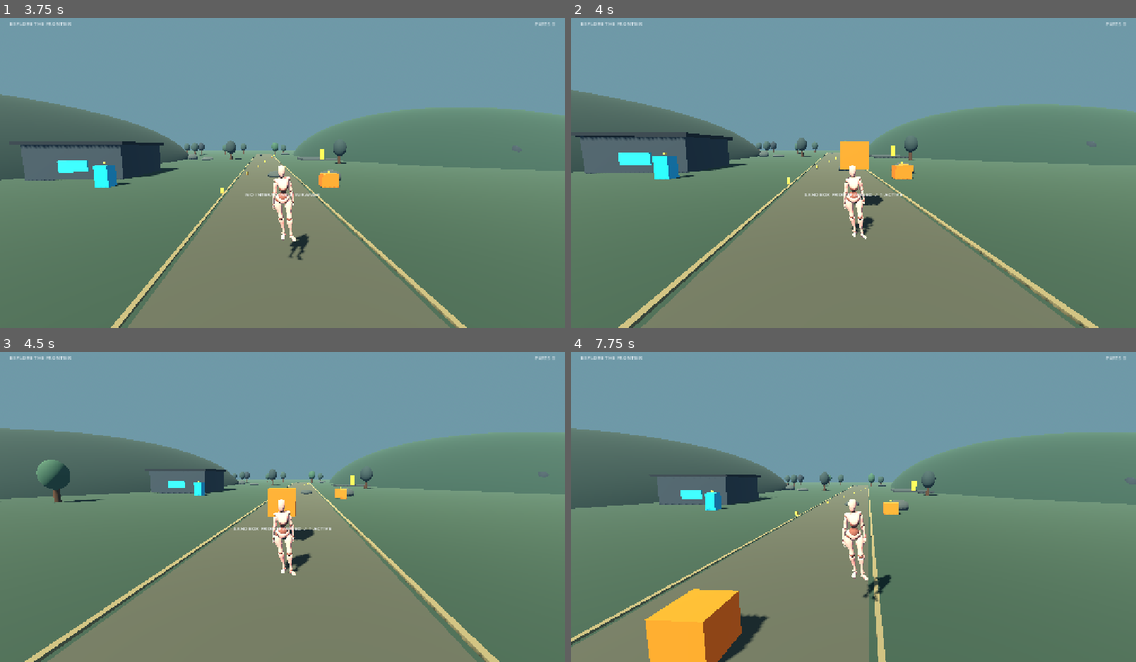
Above: before the commit, frames 1-4 (two rows, left to right).
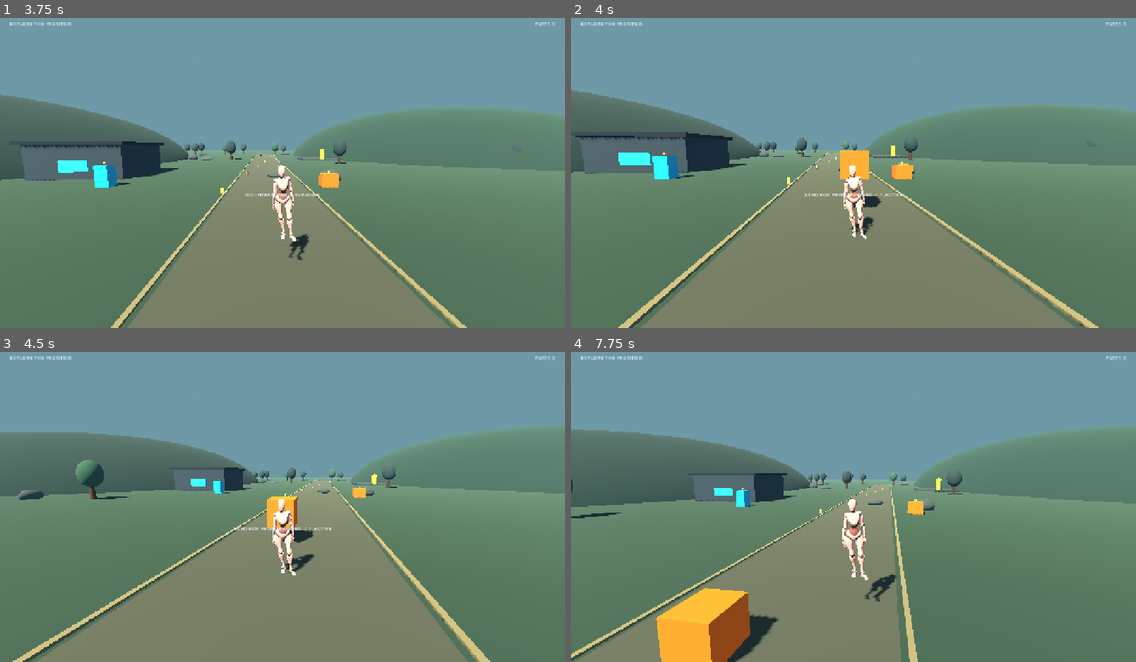
Above: after the commit, the same moments.

Repository: akcizur/as
Game: Godot game, scene res://scenes/main.tscn
Same seed, same stepped clock (60 frames per second), same inputs: the game is played once before the commit and once after it.
Inputs (mouse positions are in pixels of both pictures, inside the frame that each line leads up to):
- Up to frame 1 (3.75 s): tap Enter at 0.5 s; move the mouse to (310, 166) at 0.52 s; hold Right mouse button (aim) 0.53-1.28 s; hold W (move_forward) from 0.53 s (still down); click (310, 166) at 0.67 s; tap Space (jump) at 0.77, 1.07, 1.52, 1.82, 3.02, 3.32 s; tap C (crouch) at 0.8, 1.35 s; move the mouse to (254, 169) at 1.27 s; tap Q (dodge) at 1.55, 2.1 s; move the mouse to (293, 163) at 2.02 s; tap E (interact) at 2.3, 2.85 s; move the mouse to (276, 173) at 2.77 s; click (276, 173) at 2.92 s; tap Shift (run) at 3.05 s; move the mouse to (322, 173) at 3.52 s; hold Shift (run) from 3.53 s (still down)
- Up to frame 2 (4 s): keep holding W (move_forward); keep holding Shift (run); tap Space (jump) at 3.77 s; tap B (spawn_crate) at 3.8 s
- Up to frame 3 (4.5 s): keep holding W (move_forward); tap Space (jump) at 4.07 s; tap R (reset_player) at 4.15 s; move the mouse to (237, 500) at 4.27 s; release Shift (run) at 4.28 s; tap B (spawn_crate) at 4.35 s
- Up to frame 4 (7.75 s): tap Space (jump) at 4.52, 4.82, 5.3, 5.85, 6.02, 6.32, 6.77, 7.07, 7.52 s; tap X (turn_180) at 4.55, 5.1 s; move the mouse to (859, 503) at 5.02 s; click (859, 503) at 5.17 s; move the mouse to (830, 497) at 5.77 s; release W (move_forward) at 5.78 s; hold D (move_right) 5.78-6.53 s; right-click (830, 497) at 6.05 s; move the mouse to (881, 500) at 6.52 s; hold Right mouse button (aim) 6.53-7.28 s; hold W (move_forward) from 6.53 s (still down); tap C (crouch) at 6.8, 7.35 s; move the mouse to (825, 503) at 7.27 s; click (825, 503) at 7.42 s; tap Q (dodge) at 7.55 s

Frame 1 is identical in both runs. In frame 2, 0.3% of the frame differs, in the area x 47-56%, y 39-62%; in frame 3, 7.7%; in frame 4, 12%, in the area x 0-100%, y 23-100%.

Commit message:
Fix gameplay runtime gaps and add smoke tests
Repair first-touch controls, camera-relative crate spawning, and player reset state. Add headless integration assertions to CI workflows and align runtime version metadata.

Diff:
--- a/godot/project.godot
+++ b/godot/project.godot
@@ -1,4 +1,4 @@
-; Openworld Simulation v2.2 — Godot 4.6.1
+; Openworld Simulation v2.3 — Godot 4.6.1
 ; The browser build targets the Compatibility renderer (WebGL 2.0).
 
 config_version=5
--- a/godot/scripts/character_motion_library.gd
+++ b/godot/scripts/character_motion_library.gd
@@ -349,6 +349,27 @@
 	transition.xfade_time = xfade
 	state_machine.add_transition(from_state, to_state, transition)
 
+func reset_motion() -> void:
+	# Clear any transient animation lock when the player is teleported/reset.
+	_action_locked = false
+	_action_timer = 0.0
+	_action_semantic = &""
+	_was_moving = false
+	_was_sprinting = false
+	is_crouched = false
+	is_aiming = false
+	is_airborne = false
+	if not ready_for_motion:
+		return
+	if not locomotion_parameter_path.is_empty():
+		animation_tree.set(locomotion_parameter_path, Vector2.ZERO)
+	if not crouch_parameter_path.is_empty():
+		animation_tree.set(crouch_parameter_path, Vector2.ZERO)
+	if not aim_parameter_path.is_empty():
+		animation_tree.set(aim_parameter_path, Vector2.ZERO)
+	_update_upper_body_weight()
+	_travel_to(BASE_LOCOMOTION)
+
 func set_motion(local_direction: Vector2, normalized_speed: float, sprinting: bool = false, crouched: bool = false, aiming: bool = false) -> void:
 	if not ready_for_motion:
 		return
--- a/godot/scripts/main.gd
+++ b/godot/scripts/main.gd
@@ -331,7 +331,7 @@
 		_notify("SANDBOX LIMIT  /  RESET TO CLEAR PROPS")
 		return
 	var forward := -actor.global_basis.z
-	var camera_pivot := actor.get_node_or_null("CameraPivot") as Node3D
+	var camera_pivot := actor.get_node_or_null("CameraMount") as Node3D
 	if camera_pivot:
 		forward = -camera_pivot.global_basis.z
 	var crate := RigidBody3D.new()
@@ -363,7 +363,10 @@
 
 func player_respawn(actor: Node3D) -> void:
 	actor.global_position = checkpoint_position
-	actor.set("velocity", Vector3.ZERO)
+	if actor.has_method("reset_motion_state"):
+		actor.call("reset_motion_state")
+	else:
+		actor.set("velocity", Vector3.ZERO)
 	_notify("RESPAWNED AT CHECKPOINT")
 
 func reset_sandbox(actor: Node3D) -> void:
@@ -379,7 +382,10 @@
 			candidate.call("reset_state")
 	checkpoint_position = Vector3(0.0, 0.2, 7.0)
 	actor.global_position = checkpoint_position
-	actor.set("velocity", Vector3.ZERO)
+	if actor.has_method("reset_motion_state"):
+		actor.call("reset_motion_state")
+	else:
+		actor.set("velocity", Vector3.ZERO)
 	weather_active = false
 	if world_environment:
 		world_environment.fog_density = 0.0018
--- a/godot/scripts/player_controller.gd
+++ b/godot/scripts/player_controller.gd
@@ -75,6 +75,35 @@
 	_create_camera()
 	_create_touch_controls()
 
+func reset_motion_state() -> void:
+	# Shared by checkpoint respawn and full sandbox reset so temporary movement
+	# states cannot survive a teleport (for example a stuck dodge or crouch).
+	velocity = Vector3.ZERO
+	is_running = false
+	is_crouching = false
+	is_aiming = false
+	dodge_timer = 0.0
+	dodge_direction = Vector3.ZERO
+	turn_180_active = false
+	turn_180_elapsed = 0.0
+	turn_animation_cooldown = 0.0
+	touch_move_vector = Vector2.ZERO
+	rotation.y = 0.0
+	if body_visual:
+		body_visual.rotation.y = 0.0
+	if capsule_shape and collision_capsule:
+		capsule_shape.height = STANDING_CAPSULE_HEIGHT
+		collision_capsule.position.y = STANDING_CAPSULE_HEIGHT * 0.5
+	camera_pitch = -0.12
+	if camera_pivot:
+		camera_pivot.rotation.x = camera_pitch
+	if camera:
+		camera.position = Vector3(0.0, 0.22, CAMERA_DISTANCE)
+	if motion_library and motion_library.has_method("reset_motion"):
+		motion_library.call("reset_motion")
+	elif animation_player and animation_player.has_animation(&"idle"):
+		_play_animation(&"idle")
+
 func _create_collision_capsule() -> void:
 	# Invisible authoritative collision shape; visuals never participate in physics.
 	collision_capsule = CollisionShape3D.new()
@@ -130,8 +159,8 @@
 	camera_pivot.add_child(camera)
 
 func _create_touch_controls() -> void:
-	if not DisplayServer.is_touchscreen_available():
-		return
+	# Create controls even when the browser does not report a touchscreen.
+	# On hybrid devices, the first real touch reveals them through _input().
 	touch_controls = CanvasLayer.new()
 	touch_controls.name = "TouchControls"
 	touch_controls.set_script(TOUCH_CONTROLS_SCRIPT)
@@ -171,6 +200,8 @@
 	# simultaneous keyboard, pointer, touch, and controller actions.
 	if event is InputEventScreenTouch or event is InputEventScreenDrag:
 		active_input_source = "TOUCH"
+		if is_instance_valid(touch_controls) and touch_controls.has_method("reveal_controls"):
+			touch_controls.call("reveal_controls")
 	elif event is InputEventJoypadButton and (event as InputEventJoypadButton).pressed:
 		active_input_source = "GAMEPAD"
 	elif event is InputEventJoypadMotion:
--- /dev/null
+++ b/godot/scripts/runtime_smoke_test.gd
@@ -0,0 +1,83 @@
+extends SceneTree
+## Assertions for the production scene. Run after Godot imports assets:
+## godot --headless --path godot --script res://scripts/runtime_smoke_test.gd
+
+func _initialize() -> void:
+	call_deferred("_run")
+
+func _run() -> void:
+	var packed := load("res://scenes/main.tscn") as PackedScene
+	if packed == null:
+		_fail("Main scene could not be loaded.")
+		return
+
+	var game := packed.instantiate()
+	root.add_child(game)
+	await process_frame
+	await physics_frame
+
+	var player := game.get_node_or_null("Player") as CharacterBody3D
+	if player == null:
+		_fail("Production scene did not create its Player.")
+		return
+
+	var capsule := player.get_node_or_null("InvisibleCollisionCapsule") as CollisionShape3D
+	if capsule == null or not (capsule.shape is CapsuleShape3D):
+		_fail("Player is missing its authoritative capsule collider.")
+		return
+
+	var camera := player.get_node_or_null("CameraMount/ThirdPersonCamera") as Camera3D
+	if camera == null or not camera.current:
+		_fail("Player third-person camera is missing or not current.")
+		return
+
+	var model := player.get_node_or_null("Visuals/mixamo_base")
+	if model == null or model.find_child("AnimationPlayer", true, false) == null:
+		_fail("Animated Mixamo player model or AnimationPlayer is missing.")
+		return
+	if player.get_node_or_null("TouchControls") == null:
+		_fail("Touch controls are not initialized for first-touch fallback.")
+		return
+
+	for action in ["move_forward", "move_back", "move_left", "move_right", "jump", "run", "crouch", "aim", "dodge", "turn_180", "interact", "spawn_crate", "reset_player"]:
+		if not InputMap.has_action(action):
+			_fail("Required InputMap action is missing: %s" % action)
+			return
+
+	var interactables := get_nodes_in_group("interactable")
+	if interactables.size() < 4:
+		_fail("Expected four or more interactable world objects; found %d." % interactables.size())
+		return
+
+	# Exercise the supply interaction and full reset, not just scene loading.
+	var cache := game.get_node_or_null("FieldSupplyCache") as Node3D
+	if cache == null:
+		_fail("Field supply cache is missing.")
+		return
+	player.global_position = cache.global_position + Vector3(0.0, -0.25, 1.4)
+	game.call("interact_nearby", player)
+	if int(game.get("resource_count")) != 1:
+		_fail("Supply interaction did not increment the resource count.")
+		return
+	player.call("_toggle_crouch")
+	if not bool(player.get("is_crouching")):
+		_fail("Crouch did not enter its expected state.")
+		return
+	game.call("reset_sandbox", player)
+	if int(game.get("resource_count")) != 0 or bool(cache.get("activated")):
+		_fail("Sandbox reset did not restore resources and interactable state.")
+		return
+	if bool(player.get("is_crouching")) or absf((capsule.shape as CapsuleShape3D).height - 1.8) > 0.01:
+		_fail("Sandbox reset did not restore the standing player collision state.")
+		return
+
+	print("GAMEPLAY_RUNTIME_TEST_BEGIN")
+	print("Player, invisible capsule, animated model, camera, input actions, interactables, supply pickup and reset all passed.")
+	print("GAMEPLAY_RUNTIME_TEST_END")
+	game.queue_free()
+	await process_frame
+	quit(0)
+
+func _fail(message: String) -> void:
+	push_error("Gameplay runtime test failed: " + message)
+	quit(1)
--- a/godot/scripts/touch_controls.gd
+++ b/godot/scripts/touch_controls.gd
@@ -33,6 +33,9 @@
 		_mark_activity()
 	elif event is InputEventScreenDrag:
 		_mark_activity()
+
+func reveal_controls() -> void:
+	_mark_activity()
 
 func _mark_activity() -> void:
 	idle_timer = IDLE_DELAY
Not shown, changed: .github/workflows/deploy.yml
Not shown, changed: .github/workflows/motion-matching-audit.yml
Not shown, changed: .github/workflows/prerelease.yml
Not shown, changed: PRD.md
Not shown, changed: README.md
Not shown, changed: package.json
